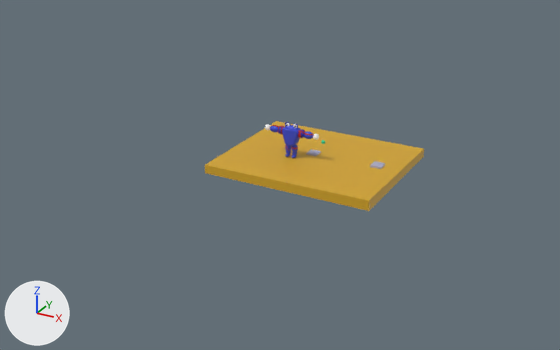
Renders of the glTF model resources/models.glb from each side of a commit.
Camera for both pictures: a camera (50 mm lens) standing at (7.72, -13.35, 6.33) and looking at (0.24, 0.25, -0.47). The lights are fixed; the arrows at lower left show +X, +Y and +Z. Where no turn or scale is listed for an object, it has been applied to the vertices. Vertices at the same position are counted once.

Names of what the first picture shows: 'Plane', 'body'.
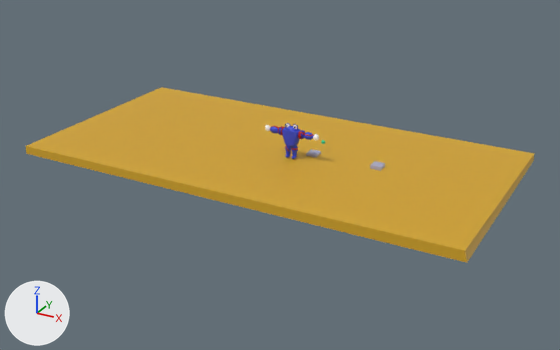
Where the newer file only moved an object's origin or applied its transform, the numbers keep the older frame.

The change in detail:
me_plane has 8 vertices, 12 faces and spans x -0.83..2.88, y -1.54..1.54, z -0.19..0.02.
me_plane is used by ob_plane; location (-0.03, 0.52, 0.02).
me_plane part 1: the whole mesh is scaled about its middle by (2.69, 1.63, 0.973), then moved by (-0.98, -0.01, -0.03).
Object 'body' (ob_body) moves from (0.53, 0.23, 0.33) to (0.53, 0.23, 0.31).

Pixel boxes [x1, y1, x2, y2] of what changed, in the pictures (560 x 350 px):
'Plane', mesh rescaled (132% wider, 95% taller): before [205, 121, 424, 211]; after [26, 87, 535, 263]
'body', moved: before [265, 122, 319, 158]; after [265, 123, 319, 159]
